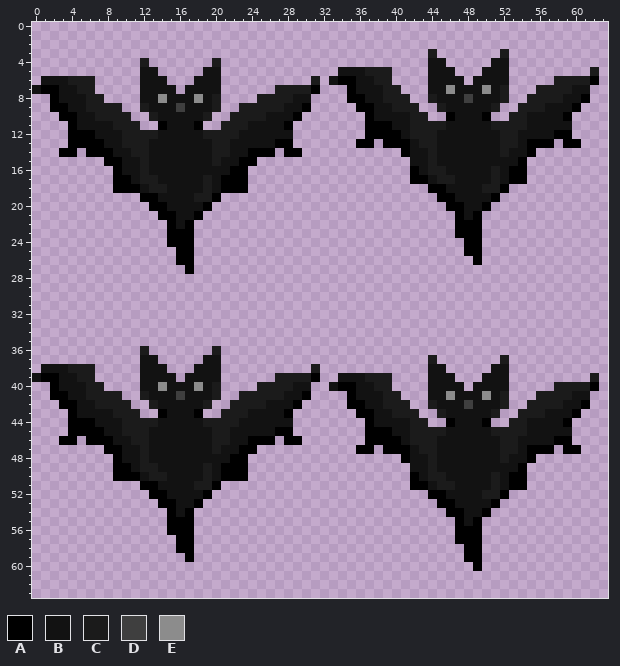
Two states of a pixel-art sprite, assets/bat_spritesheet_2.png. The first picture shows the starting point.
The file is 64x64 pixels. Colours within 5 levels of each other are drawn and written as one.
Palette (. is transparent): A #000000  B #121212  C #1b1b1b  D #3f3f3f  E #8c8c8c
Pixels before (only the part around the change), first column x 0:
 0 ................................................................
 1 ................................................................
 2 ................................................................
 3 ............................................C.......C...........
 4 ............C.......C.......................BB.....BB...........
 5 ............BB.....BB.............BBBCCC....BBB...BBB.........C.
 6 .BBBCCC.....BBB...BBB..........C.BAABBCC....BBBB.BBBB.....CCCCA.
 7 BAABBCC.....BBBB.BBBB......CCCCA...ABBBCC...BBEBBBEBC...CCCCBB..
 8 ..ABBBCC....BBEBBBEBC....CCCCBB....AABBCCC..CBBBDBBBC..CCCCBBA..
 9 ..AABBCCCC..CBBBDBBBC..CCCCCBBA.....AABBCCC..CBBBBBC..CCCBBBA...
10 ...AABBCCCC..CBBBBBC..CCCCBBBA.......ABBBBCC..ABBBA..CCBBBBA....
11 ....ABBBBCCC..ABBBA..CCCBBBBA........AAABBCCCCBBBBBCCCCBBBBB....
12 ....AAABBBCCCCBBBBBCCCCBBBBBB........AAAABCCCBBBBBBBCCBBBBAA....
13 ....AAAABBCCCBBBBBBBCCBBBBBAA.......AA.AAABCCBBBBBBBCCBAAA.AA...
14 ...AA.AAABBCCBBBBBBBCCBBAAA.AA...........ABBCBBBBBBBCBBA........
15 ........AABBCBBBBBBBCBBAA.................BBCBBBBBBBBBA.........
16 .........ABBCBBBBBBBBBAA..................ABCCBBBBBCBAA.........
17 .........AABCCBBBBBCBAAA..................AABCCBBBBCBAA.........
18 .........AAABCCBBBBCBAAA....................AABBBBCCA...........
19 ............AABBBBCCA........................AABBBBA............
20 .............AABBBBA..........................AABBA.............
21 ..............AABBA............................ABA..............
22 ...............ABA.............................AAA..............
23 ...............AAA.............................AAA..............
24 ...............AAA..............................AA..............
25 ................AA..............................AA..............
26 ................AA...............................A..............
27 .................A..............................................
28 ................................................................
29 ................................................................
30 ................................................................
31 ................................................................
32 ................................................................
33 ................................................................
34 ................................................................
35 ................................................................
36 ............C.......C...........................................
37 ............BB.....BB.......................C.......C...........
38 .BBBCCC.....BBB...BBB..........C............BB.....BB...........
39 BAABBCC.....BBBB.BBBB......CCCCA..BBBCCC....BBB...BBB.........C.
40 ..ABBBCC....BBEBBBEBC....CCCCBB..BAABBCC....BBBB.BBBB.....CCCCA.
41 ..AABBCCCC..CBBBDBBBC..CCCCCBBA....ABBBCC...BBEBBBEBC...CCCCBB..
42 ...AABBCCCC..CBBBBBC..CCCCBBBA.....AABBCCC..CBBBDBBBC..CCCCBBA..
43 ....ABBBBCCC..ABBBA..CCCBBBBA.......AABBCCC..CBBBBBC..CCCBBBA...
44 ....AAABBBCCCCBBBBBCCCCBBBBBB........ABBBBCC..ABBBA..CCBBBBA....
45 ....AAAABBCCCBBBBBBBCCBBBBBAA........AAABBCCCCBBBBBCCCCBBBBB....
46 ...AA.AAABBCCBBBBBBBCCBBAAA.AA.......AAAABCCCBBBBBBBCCBBBBAA....
47 ........AABBCBBBBBBBCBBAA...........AA.AAABCCBBBBBBBCCBAAA.AA...
48 .........ABBCBBBBBBBBBAA.................ABBCBBBBBBBCBBA........
49 .........AABCCBBBBBCBAAA..................BBCBBBBBBBBBA.........
50 .........AAABCCBBBBCBAAA..................ABCCBBBBBCBAA.........
51 ............AABBBBCCA.....................AABCCBBBBCBAA.........
52 .............AABBBBA........................AABBBBCCA...........
53 ..............AABBA..........................AABBBBA............
54 ...............ABA............................AABBA.............
55 ...............AAA.............................ABA..............
56 ...............AAA.............................AAA..............
57 ................AA.............................AAA..............
58 ................AA..............................AA..............
59 .................A..............................AA..............
60 .................................................A..............
61 ................................................................
62 ................................................................
63 ................................................................
And afterwards:
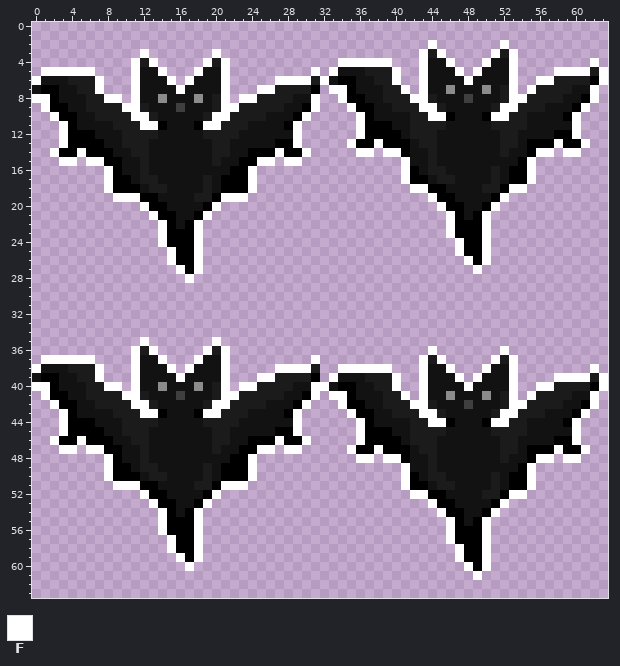
Colours new in this view: F #ffffff
Changes in this commit:
y 2: x 44 . -> F; x 52 . -> F
y 3: x 12 . -> F; x 20 . -> F; x 43 . -> F; x 45 . -> F; x 51 . -> F; x 53 . -> F
y 4: x 11 . -> F; x 13 . -> F; x 19 . -> F; x 21 . -> F; x 34..39 ...... -> FFFFFF; x 43 . -> F; x 46 . -> F; x 50 . -> F; x 53 . -> F; x 62 . -> F
y 5: x 1..6 ...... -> FFFFFF; x 11 . -> F; x 14 . -> F; x 18 . -> F; x 21 . -> F; x 31 . -> F; x 33 . -> F; x 40 . -> F; x 43 . -> F; x 47 . -> F; x 49 . -> F; x 53 . -> F; x 58..61 .... -> FFFF; x 63 . -> F
y 6: x 0 . -> F; x 7 . -> F; x 11 . -> F; x 15 . -> F; x 17 . -> F; x 21 . -> F; x 27..30 .... -> FFFF; x 32 . -> F; x 40 . -> F; x 43 . -> F; x 48 . -> F; x 53 . -> F; x 56..57 .. -> FF; x 63 . -> F
y 7: x 7 . -> F; x 11 . -> F; x 16 . -> F; x 21 . -> F; x 25..26 .. -> FF; x 33..34 .. -> FF; x 41 . -> F; x 43 . -> F; x 53 . -> F; x 55 . -> F; x 62 . -> F
y 8: x 0..1 .. -> FF; x 8..9 .. -> FF; x 11 . -> F; x 21 . -> F; x 23..24 .. -> FF; x 31 . -> F; x 34 . -> F; x 42..43 .. -> FF; x 53..54 .. -> FF; x 62 . -> F
y 9: x 1 . -> F; x 10..11 .. -> FF; x 21..22 .. -> FF; x 31 . -> F; x 35 . -> F; x 43..44 .. -> FF; x 52..53 .. -> FF; x 61 . -> F
y 10: x 2 . -> F; x 11..12 .. -> FF; x 20..21 .. -> FF; x 30 . -> F; x 36 . -> F; x 44..45 .. -> FF; x 51..52 .. -> FF; x 60 . -> F
y 11: x 3 . -> F; x 12..13 .. -> FF; x 19..20 .. -> FF; x 29 . -> F; x 36 . -> F; x 60 . -> F
y 12: x 3 . -> F; x 29 . -> F; x 36 . -> F; x 60 . -> F
y 13: x 3 . -> F; x 29 . -> F; x 35 . -> F; x 38 . -> F; x 58 . -> F; x 61 . -> F
y 14: x 2 . -> F; x 5 . -> F; x 27 . -> F; x 30 . -> F; x 36..37 .. -> FF; x 39..40 .. -> FF; x 56..57 .. -> FF; x 59..60 .. -> FF
y 15: x 3..4 .. -> FF; x 6..7 .. -> FF; x 25..26 .. -> FF; x 28..29 .. -> FF; x 41 . -> F; x 55 . -> F
y 16..17: x 8 . -> F; x 24 . -> F; x 41 . -> F; x 55 . -> F
y 18: x 8 . -> F; x 24 . -> F; x 42..43 .. -> FF; x 53..54 .. -> FF
y 19: x 9..11 ... -> FFF; x 21..23 ... -> FFF; x 44 . -> F; x 52 . -> F
y 20: x 12 . -> F; x 20 . -> F; x 45 . -> F; x 51 . -> F
y 21: x 13 . -> F; x 19 . -> F; x 46 . -> F; x 50 . -> F
y 22..23: x 14 . -> F; x 18 . -> F; x 46 . -> F; x 50 . -> F
y 24: x 14 . -> F; x 18 . -> F; x 47 . -> F; x 50 . -> F
y 25: x 15 . -> F; x 18 . -> F; x 47 . -> F; x 50 . -> F
y 26: x 15 . -> F; x 18 . -> F; x 48 . -> F; x 50 . -> F
y 27: x 16 . -> F; x 18 . -> F; x 49 . -> F
y 28: x 17 . -> F
y 35: x 12 . -> F; x 20 . -> F
y 36: x 11 . -> F; x 13 . -> F; x 19 . -> F; x 21 . -> F; x 44 . -> F; x 52 . -> F
y 37: x 1..6 ...... -> FFFFFF; x 11 . -> F; x 14 . -> F; x 18 . -> F; x 21 . -> F; x 31 . -> F; x 43 . -> F; x 45 . -> F; x 51 . -> F; x 53 . -> F
y 38: x 0 . -> F; x 7 . -> F; x 11 . -> F; x 15 . -> F; x 17 . -> F; x 21 . -> F; x 27..30 .... -> FFFF; x 34..39 ...... -> FFFFFF; x 43 . -> F; x 46 . -> F; x 50 . -> F; x 53 . -> F; x 62 . -> F
y 39: x 7 . -> F; x 11 . -> F; x 16 . -> F; x 21 . -> F; x 25..26 .. -> FF; x 33 . -> F; x 40 . -> F; x 43 . -> F; x 47 . -> F; x 49 . -> F; x 53 . -> F; x 58..61 .... -> FFFF; x 63 . -> F
y 40: x 0..1 .. -> FF; x 8..9 .. -> FF; x 11 . -> F; x 21 . -> F; x 23..24 .. -> FF; x 31..32 .. -> FF; x 40 . -> F; x 43 . -> F; x 48 . -> F; x 53 . -> F; x 56..57 .. -> FF; x 63 . -> F
y 41: x 1 . -> F; x 10..11 .. -> FF; x 21..22 .. -> FF; x 31 . -> F; x 33..34 .. -> FF; x 41 . -> F; x 43 . -> F; x 53 . -> F; x 55 . -> F; x 62 . -> F
y 42: x 2 . -> F; x 11..12 .. -> FF; x 20..21 .. -> FF; x 30 . -> F; x 34 . -> F; x 42..43 .. -> FF; x 53..54 .. -> FF; x 62 . -> F
y 43: x 3 . -> F; x 12..13 .. -> FF; x 19..20 .. -> FF; x 29 . -> F; x 35 . -> F; x 43..44 .. -> FF; x 52..53 .. -> FF; x 61 . -> F
y 44: x 3 . -> F; x 29 . -> F; x 36 . -> F; x 44..45 .. -> FF; x 51..52 .. -> FF; x 60 . -> F
y 45: x 3 . -> F; x 29 . -> F; x 36 . -> F; x 60 . -> F
y 46: x 2 . -> F; x 5 . -> F; x 27 . -> F; x 30 . -> F; x 36 . -> F; x 60 . -> F
y 47: x 3..4 .. -> FF; x 6..7 .. -> FF; x 25..26 .. -> FF; x 28..29 .. -> FF; x 35 . -> F; x 38 . -> F; x 58 . -> F; x 61 . -> F
y 48: x 8 . -> F; x 24 . -> F; x 36..37 .. -> FF; x 39..40 .. -> FF; x 56..57 .. -> FF; x 59..60 .. -> FF
y 49..50: x 8 . -> F; x 24 . -> F; x 41 . -> F; x 55 . -> F
y 51: x 9..11 ... -> FFF; x 21..23 ... -> FFF; x 41 . -> F; x 55 . -> F
y 52: x 12 . -> F; x 20 . -> F; x 42..43 .. -> FF; x 53..54 .. -> FF
y 53: x 13 . -> F; x 19 . -> F; x 44 . -> F; x 52 . -> F
y 54: x 14 . -> F; x 18 . -> F; x 45 . -> F; x 51 . -> F
y 55..56: x 14 . -> F; x 18 . -> F; x 46 . -> F; x 50 . -> F
y 57: x 15 . -> F; x 18 . -> F; x 46 . -> F; x 50 . -> F
y 58: x 15 . -> F; x 18 . -> F; x 47 . -> F; x 50 . -> F
y 59: x 16 . -> F; x 18 . -> F; x 47 . -> F; x 50 . -> F
y 60: x 17 . -> F; x 48 . -> F; x 50 . -> F
y 61: x 49 . -> F
Boxes around the changes in both pictures, in picture pixels (x1, y1, x2, y2):
added: (32, 40, 608, 283)
added: (32, 337, 608, 580)
